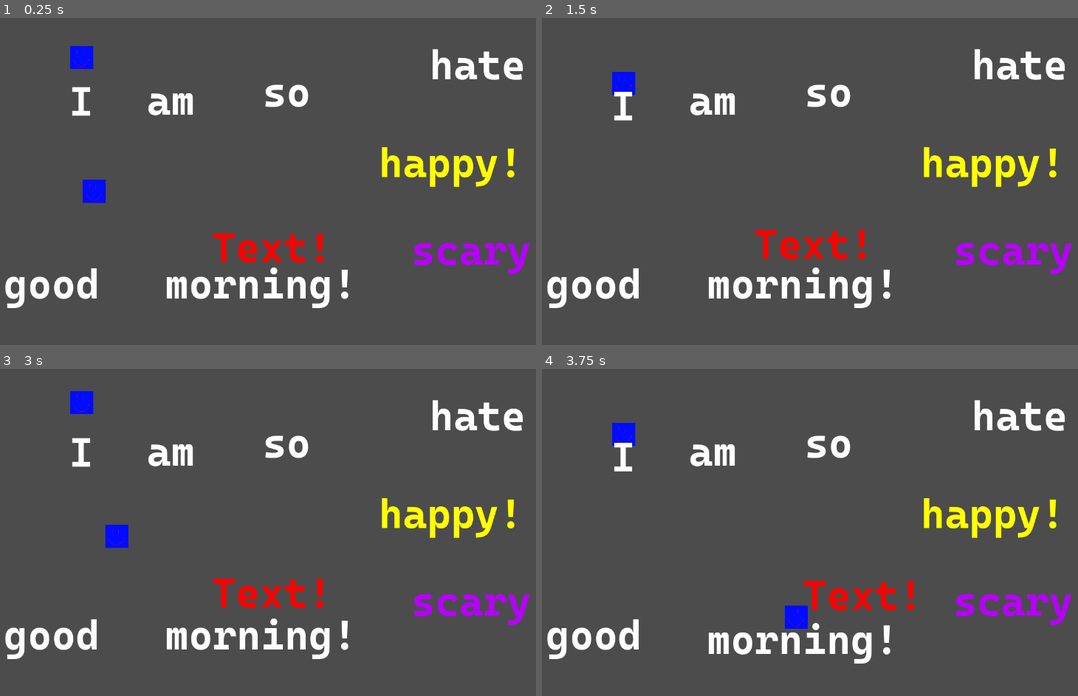
Above: before the commit, frames 1-4 (two rows, left to right).
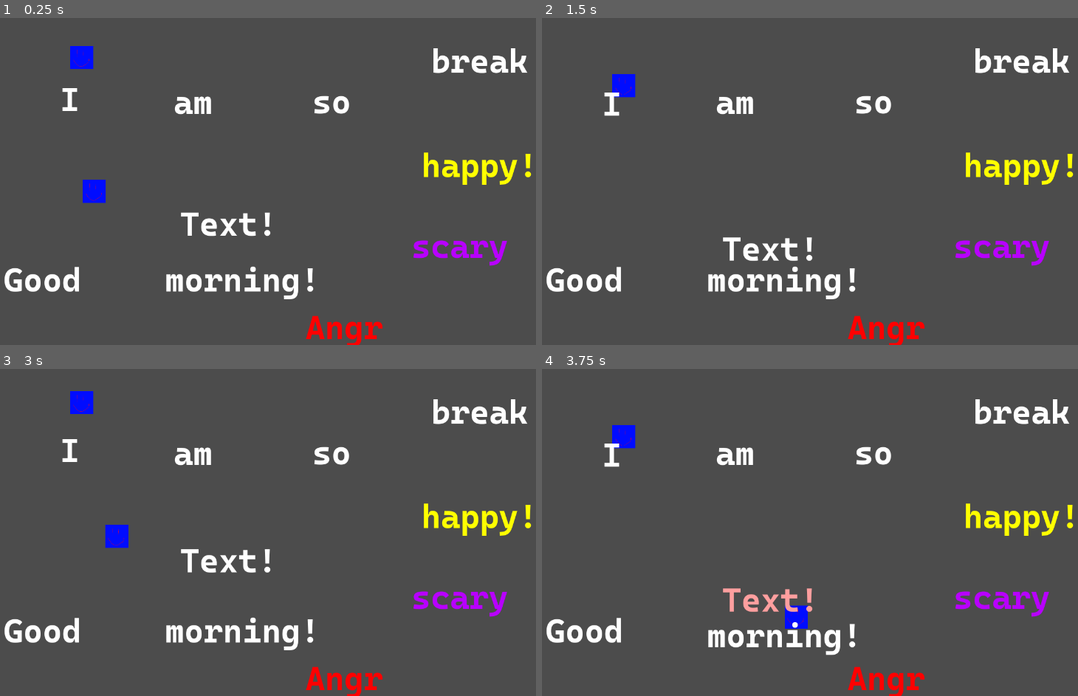
Above: after the commit, the same moments.

Repository: NitroGuy10/Chillennium2023
Game: Godot game, scene res://assets/Levels/Test_Level.tscn
Same seed, same stepped clock (60 frames per second), same inputs: the game is played once before the commit and once after it.
Inputs:
- Up to frame 1 (0.25 s): no input
- Up to frame 2 (1.5 s): hold Right (ui_right) from 0.53 s (still down); tap Shift (dash) at 0.6, 1.35 s; tap Up (ui_up) at 0.77 s
- Up to frame 3 (3 s): tap Up (ui_up) at 1.52 s; tap Enter at 2 s; release Right (ui_right) at 2.03 s; hold Left (ui_left) 2.03-2.78 s; tap Shift (dash) at 2.1, 2.85 s; tap R (reset) at 2.75 s; hold Right (ui_right) from 2.78 s (still down)
- Up to frame 4 (3.75 s): keep holding Right (ui_right); tap Up (ui_up) at 3.02 s; tap Shift (dash) at 3.6 s

The runs differ from the first frame. In frame 1, 8.8% of the frame differs, in the area x 0-100%, y 9-100%; in frame 2, 8.7%; in frame 3, 8.8%; in frame 4, 8.8%.

Commit message:
Epic pushable blocks

Diff:
--- a/assets/Levels/Test_Level.tscn
+++ b/assets/Levels/Test_Level.tscn
@@ -20,38 +20,39 @@
 isPlayer2 = true
 
 [node name="WordPlatformInteractable" parent="." instance=ExtResource( 4 )]
-position = Vector2( 167, 181 )
+position = Vector2( 147, 186 )
 textString = "I"
 
 [node name="WordPlatformInteractable2" parent="." instance=ExtResource( 4 )]
-position = Vector2( 335, 179 )
+position = Vector2( 393, 192 )
 textString = "am"
 
 [node name="WordPlatformInteractable4" parent="." instance=ExtResource( 4 )]
-position = Vector2( 838, 314 )
+position = Vector2( 930, 329 )
 textString = "happy!"
 enableEmotion = true
 impartHappiness = true
 
 [node name="WordPlatformBreak" parent="." instance=ExtResource( 5 )]
-position = Vector2( 948, 102 )
-
-[node name="WordPlatformInteractable" parent="WordPlatformBreak" index="0"]
-textString = "hate"
-
-[node name="RichTextLabel" parent="WordPlatformBreak/WordPlatformInteractable/WordPlatformText" index="0"]
-custom_colors/default_color = Color( 1, 1, 1, 1 )
+position = Vector2( 951, 103 )
+textString = "break"
 
 [node name="PushableWord" parent="." instance=ExtResource( 2 )]
-position = Vector2( 476, 385 )
+position = Vector2( 407, 324 )
 
 [node name="WordPlatformInteractable3" parent="." instance=ExtResource( 4 )]
-position = Vector2( 586, 161 )
+position = Vector2( 693, 191 )
 textString = "so"
 
 [node name="WordPlatformInteractable5" parent="." instance=ExtResource( 4 )]
 position = Vector2( 25, 577 )
-textString = "good"
+textString = "Good"
+
+[node name="WordPlatformInteractable" parent="WordPlatformInteractable5" instance=ExtResource( 4 )]
+position = Vector2( 654, 103 )
+textString = "Angr"
+enableEmotion = true
+impartAnger = true
 
 [node name="WordPlatformInteractable6" parent="." instance=ExtResource( 4 )]
 position = Vector2( 374, 577 )
@@ -62,7 +63,3 @@
 textString = "scary"
 enableEmotion = true
 impartFear = true
-
-[editable path="WordPlatformBreak"]
-[editable path="WordPlatformBreak/WordPlatformInteractable"]
-[editable path="WordPlatformBreak/WordPlatformInteractable/WordPlatformText"]
--- a/assets/Objects/Player.tscn
+++ b/assets/Objects/Player.tscn
@@ -22,6 +22,8 @@
 
 [node name="PlayerKinematicBody2D" type="KinematicBody2D" parent="."]
 scale = Vector2( 0.5, 0.5 )
+collision_layer = 128
+collision_mask = 128
 script = ExtResource( 2 )
 
 [node name="AnimatedSprite" type="AnimatedSprite" parent="PlayerKinematicBody2D"]
@@ -29,6 +31,7 @@
 
 [node name="HappyParticles" type="CPUParticles2D" parent="PlayerKinematicBody2D"]
 emitting = false
+local_coords = false
 texture = ExtResource( 4 )
 emission_shape = 2
 emission_rect_extents = Vector2( 20, 20 )
@@ -36,11 +39,12 @@
 spread = 180.0
 gravity = Vector2( 0, 0 )
 initial_velocity = 88.0
-scale_amount = 0.04
+scale_amount = 0.01
 color = Color( 0.921569, 1, 0, 1 )
 
-[node name="DashParticles" type="CPUParticles2D" parent="PlayerKinematicBody2D"]
+[node name="AngerParticles" type="CPUParticles2D" parent="PlayerKinematicBody2D"]
 emitting = false
+local_coords = false
 texture = ExtResource( 4 )
 emission_shape = 2
 emission_rect_extents = Vector2( 20, 20 )
@@ -48,7 +52,20 @@
 spread = 180.0
 gravity = Vector2( 0, 0 )
 initial_velocity = 88.0
-scale_amount = 0.04
+scale_amount = 0.01
+color = Color( 1, 0, 0, 1 )
+
+[node name="DashParticles" type="CPUParticles2D" parent="PlayerKinematicBody2D"]
+emitting = false
+local_coords = false
+texture = ExtResource( 4 )
+emission_shape = 2
+emission_rect_extents = Vector2( 20, 20 )
+direction = Vector2( 0, 0 )
+spread = 180.0
+gravity = Vector2( 0, 0 )
+initial_velocity = 88.0
+scale_amount = 0.01
 color = Color( 0.803922, 0, 1, 1 )
 
 [node name="CollisionShape2D" type="CollisionShape2D" parent="PlayerKinematicBody2D"]
@@ -59,19 +76,23 @@
 enabled = true
 cast_to = Vector2( 0, 24 )
 collision_mask = 256
+collide_with_areas = true
 
 [node name="PushableWordRayCast2" type="RayCast2D" parent="PlayerKinematicBody2D"]
 position = Vector2( 96, 96 )
 enabled = true
 cast_to = Vector2( 0, 24 )
 collision_mask = 256
+collide_with_areas = true
 
 [node name="CeilingRayCast" type="RayCast2D" parent="PlayerKinematicBody2D"]
 position = Vector2( 88, -96 )
 enabled = true
 cast_to = Vector2( 0, -16 )
+collision_mask = 128
 
 [node name="CeilingRayCast2" type="RayCast2D" parent="PlayerKinematicBody2D"]
 position = Vector2( -88, -96 )
 enabled = true
 cast_to = Vector2( 0, -16 )
+collision_mask = 128
--- a/assets/Objects/PlayerMovement.gd
+++ b/assets/Objects/PlayerMovement.gd
@@ -32,6 +32,11 @@
 		$HappyParticles.emitting = true
 	else:
 		$HappyParticles.emitting = false
+
+	if currentEmotion == "anger":
+		$AngerParticles.emitting = true
+	else:
+		$AngerParticles.emitting = false
 
 	if currentEmotion == "fear" and canDash:
 		$DashParticles.emitting = true
--- a/assets/Objects/PushableWord.gd
+++ b/assets/Objects/PushableWord.gd
@@ -7,18 +7,44 @@
 
 export var textString = "Text!"
 
+var pushed = false
+var pushable = false
+var richTextLabel
+
 
 
 # Called when the node enters the scene tree for the first time.
 func _ready():
-	var richTextLabel = $RigidBody2D/WordPlatformText/RichTextLabel
+	richTextLabel = $RigidBody2D/WordPlatformText/RichTextLabel
 	richTextLabel.text = textString
 
 	var textBounds = richTextLabel.get_font("normal_font").get_string_size(richTextLabel.text) / 2
 	$RigidBody2D/CollisionShape2D.scale = textBounds
 	$RigidBody2D/CollisionShape2D.position = Vector2(textBounds.x, textBounds.y - 10)
+	$RigidBody2D/Area2D/CollisionShape2D.scale = textBounds * 1.1
+	$RigidBody2D/Area2D/CollisionShape2D.position = Vector2(textBounds.x, textBounds.y - 10)
+
 
 
 # Called every frame. 'delta' is the elapsed time since the previous frame.
-#func _process(delta):
-#	pass
+func _process(delta):
+	if pushed:
+		if pushable:
+			richTextLabel.set("custom_colors/default_color", lerp(richTextLabel.get("custom_colors/default_color"), Color(1, 0, 0), 0.05))
+		else:
+			richTextLabel.set("custom_colors/default_color", lerp(richTextLabel.get("custom_colors/default_color"), Color(1, 0.5, 0.5), 0.05))
+	else:
+		richTextLabel.set("custom_colors/default_color", lerp(richTextLabel.get("custom_colors/default_color"), Color(1, 1, 1), 0.05))
+
+func _physics_process(delta):
+	pushable = false
+	pushed = false
+	for body in $RigidBody2D/Area2D.get_overlapping_bodies():
+		if "Player" in body.name:
+			pushed = true
+			pushable = body.currentEmotion == "anger"
+
+	$RigidBody2D.set_collision_layer_bit(7, pushable)
+	$RigidBody2D.set_collision_mask_bit(7, pushable)
+	$RigidBody2D.set_collision_layer_bit(8, pushable)
+	$RigidBody2D.set_collision_mask_bit(8, pushable)
--- a/assets/Objects/PushableWord.tscn
+++ b/assets/Objects/PushableWord.tscn
@@ -6,12 +6,13 @@
 [sub_resource type="RectangleShape2D" id=1]
 extents = Vector2( 1, 1 )
 
+[sub_resource type="RectangleShape2D" id=2]
+extents = Vector2( 1, 1 )
+
 [node name="PushableWord" type="Node2D"]
 script = ExtResource( 2 )
 
 [node name="RigidBody2D" type="RigidBody2D" parent="."]
-collision_layer = 257
-collision_mask = 256
 mode = 2
 mass = 0.00102041
 gravity_scale = 42.92
@@ -22,7 +23,17 @@
 [node name="WordPlatformText" parent="RigidBody2D" instance=ExtResource( 1 )]
 
 [node name="RichTextLabel" parent="RigidBody2D/WordPlatformText" index="0"]
-custom_colors/default_color = Color( 1, 0, 0, 1 )
+custom_colors/default_color = Color( 1, 1, 1, 1 )
 text = "push"
+__meta__ = {
+"_edit_lock_": true
+}
+
+[node name="Area2D" type="Area2D" parent="RigidBody2D"]
+collision_layer = 0
+collision_mask = 128
+
+[node name="CollisionShape2D" type="CollisionShape2D" parent="RigidBody2D/Area2D"]
+shape = SubResource( 2 )
 
 [editable path="RigidBody2D/WordPlatformText"]
--- a/assets/Objects/WordPlatformBreak.gd
+++ b/assets/Objects/WordPlatformBreak.gd
@@ -5,6 +5,7 @@
 # var b = "text"
 
 export var timeToBreak = 1
+export var textString = "Text!"
 
 var breaking = false
 var falling = false
@@ -17,6 +18,8 @@
 # Called when the node enters the scene tree for the first time.
 func _ready():
 	$BreakTimer.wait_time = timeToBreak
+	$WordPlatformInteractable.textString = textString
+	$WordPlatformInteractable/WordPlatformText/RichTextLabel.text = textString
 
 
 # Called every frame. 'delta' is the elapsed time since the previous frame.
--- a/assets/Objects/WordPlatformInteractable.gd
+++ b/assets/Objects/WordPlatformInteractable.gd
@@ -6,6 +6,7 @@
 export var enableEmotion = false
 export var impartHappiness = false
 export var impartFear = false
+export var impartAnger = false
 
 export var playSound = false
 #export var textColor = Color(1, 1, 1)
@@ -28,6 +29,8 @@
 		return "happiness"
 	elif impartFear:
 		return "fear"
+	elif impartAnger:
+		return "anger"
 	assert(false)
 
 
--- a/assets/Objects/WordPlatformInteractable.tscn
+++ b/assets/Objects/WordPlatformInteractable.tscn
@@ -16,17 +16,24 @@
 
 [node name="RichTextLabel" parent="WordPlatformText" index="0"]
 text = "pltfrm"
+__meta__ = {
+"_edit_lock_": true
+}
 
 [node name="CollisionStuff" type="Node2D" parent="."]
 position = Vector2( 0, -3 )
 
 [node name="Area2D" type="Area2D" parent="CollisionStuff"]
+collision_layer = 129
+collision_mask = 128
 script = ExtResource( 1 )
 
 [node name="CollisionShape2D" type="CollisionShape2D" parent="CollisionStuff/Area2D"]
 shape = SubResource( 1 )
 
 [node name="StaticBody2D" type="StaticBody2D" parent="CollisionStuff"]
+collision_layer = 129
+collision_mask = 128
 
 [node name="CollisionShape2D" type="CollisionShape2D" parent="CollisionStuff/StaticBody2D"]
 shape = SubResource( 1 )
--- a/assets/Objects/WordPlatformInteractableStaticBody2D.gd
+++ b/assets/Objects/WordPlatformInteractableStaticBody2D.gd
@@ -12,7 +12,8 @@
 var TEXT_COLORS = {
 	"none": Color(1, 1, 1),
 	"happiness": Color(1, 1, 0),
-	"fear": Color(0.72, 0, 1)
+	"fear": Color(0.72, 0, 1),
+	"anger": Color(1, 0, 0)
 }
 
 var pressed = false
--- a/assets/Objects/WordPlatformText.tscn
+++ b/assets/Objects/WordPlatformText.tscn
@@ -3,7 +3,7 @@
 [ext_resource path="res://assets/Fonts/CascadiaMono-Bold.ttf" type="DynamicFontData" id=1]
 
 [sub_resource type="DynamicFont" id=1]
-size = 88
+size = 72
 font_data = ExtResource( 1 )
 
 [node name="WordPlatformText" type="Node2D"]
Not shown: 1 places in assets/Objects/PushableWord.tscn that only renumber resources
